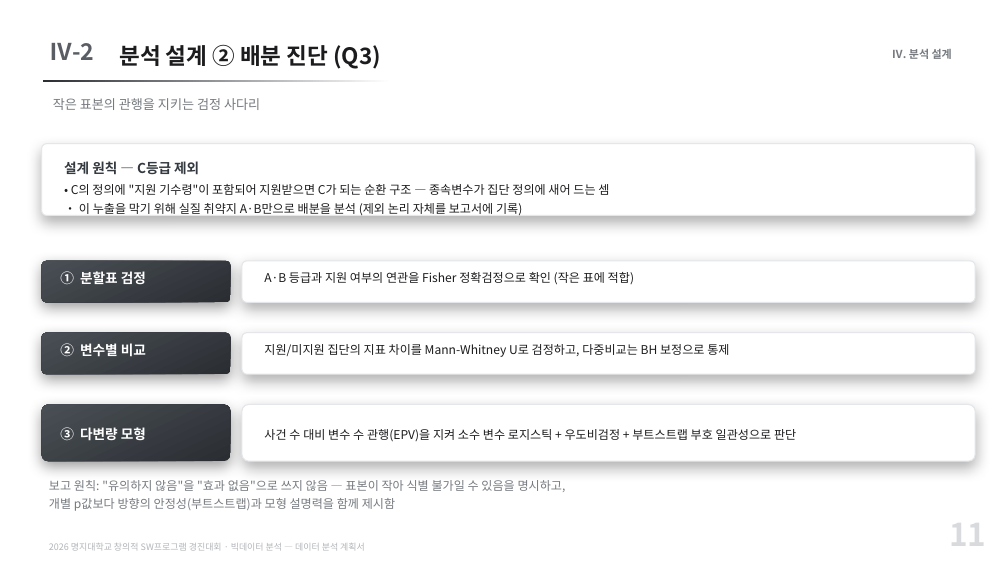
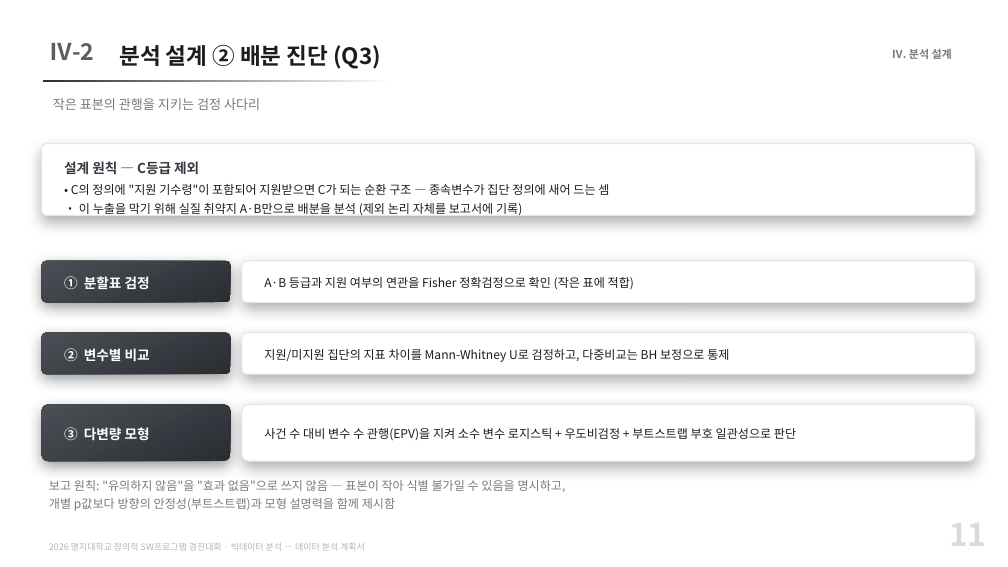
Before and after one commit to karvvan/maternity-care-policy-audit, a slide deck: slide 11 of 04_제출물/데이터분석_계획서.pptx. Drawn at 1008x567 pixels with LibreOffice and Linux fonts; fonts in the diff are those of the drawing. Boxes give left, top, right and bottom in pixels: in the first picture for what was removed or moved away, otherwise in the second. Text is boxed around its words. In the diff, an @@ line names an element or a change of style, - is before the commit and + after.

Commit message:
계획서 — 목차 카드 여유 확보 · A·B·C 등급을 표로 분리 · 카드-글 정렬 교정
목차: 카드 높이가 텍스트 필요 높이와 정확히 같아(여유 0.00") 글자가 삐져나오기
직전이었다. 지난 축소에서 안쪽 여백을 0.28"로만 잡은 게 원인. 줄이 여러 개인
블록에는 부족해 0.44"로 늘렸다(Ⅰ·Ⅳ 1.14→1.30, Ⅱ·Ⅲ 0.94→1.10).

슬7 등급: 글머리표 세 줄로 뭉쳐 있던 A·B·C 설명을 3열 표(등급·정의·곳수)로
바꿔 한눈에 비교되게 했다. 'C는 자격표'라는 해석은 등급 정의와 성격이 달라
표 밖 주석으로 내렸다. 카드 1.76→2.10, 오른쪽 배분 절차 카드도 같이 맞춤.

정렬: 카드와 그 안 글의 여백이 제각각이던 것(13곳)을 좌0.20 상0.14 기준으로
통일했다. 세로 액센트 바가 있는 카드는 글을 0.35"로 더 들여써 바와 겹치지
않게 한다. 목차 카드까지 포함해 19곳 교정.

작업 중 사고: 정규화가 '카드 하나에 글 하나'를 가정해, 제목·표·주석이 함께
든 슬7 카드에서 주석이 제목 자리로 끌려갔다. 세 요소를 제자리(4.19/4.52/5.86)로
되돌리고, 검증에서 다요소 카드는 여백 규칙 대신 겹침 검사를 하도록 바꿨다.

검증: 13장 전체 어긋남 0 · 넘침 0 · 겹침 0 · 화면 밖 0.

```diff
--- a/04_제출물/데이터분석_계획서.pptx
+++ b/04_제출물/데이터분석_계획서.pptx
@@ text "① 분할표 검정": place and size @@
-text "① 분할표 검정" at (60,271,146,284)
+text "① 분할표 검정" at (64,276,150,289)
@@ text "A·B 등급과 지원 여부의 연관을 ...": place and size @@
-text "A·B 등급과 지원 여부의 연관을 ..." at (264,272,634,285)
+text "A·B 등급과 지원 여부의 연관을 ..." at (264,277,634,290)
@@ text "② 변수별 비교": place and size @@
-text "② 변수별 비교" at (60,343,146,357)
+text "② 변수별 비교" at (64,348,150,362)
@@ text "지원/미지원 집단의 지표 차이를 Mann-Whitney ...": place and size @@
-text "지원/미지원 집단의 지표 차이를 Mann-Whitney ..." at (264,344,729,357)
+text "지원/미지원 집단의 지표 차이를 Mann-Whitney ..." at (264,349,729,362)
@@ text "③ 다변량 모형": place and size @@
-text "③ 다변량 모형" at (60,427,146,441)
+text "③ 다변량 모형" at (64,427,150,441)
```
Also in this commit, not shown: 4 other slides changed, 1 other file.
